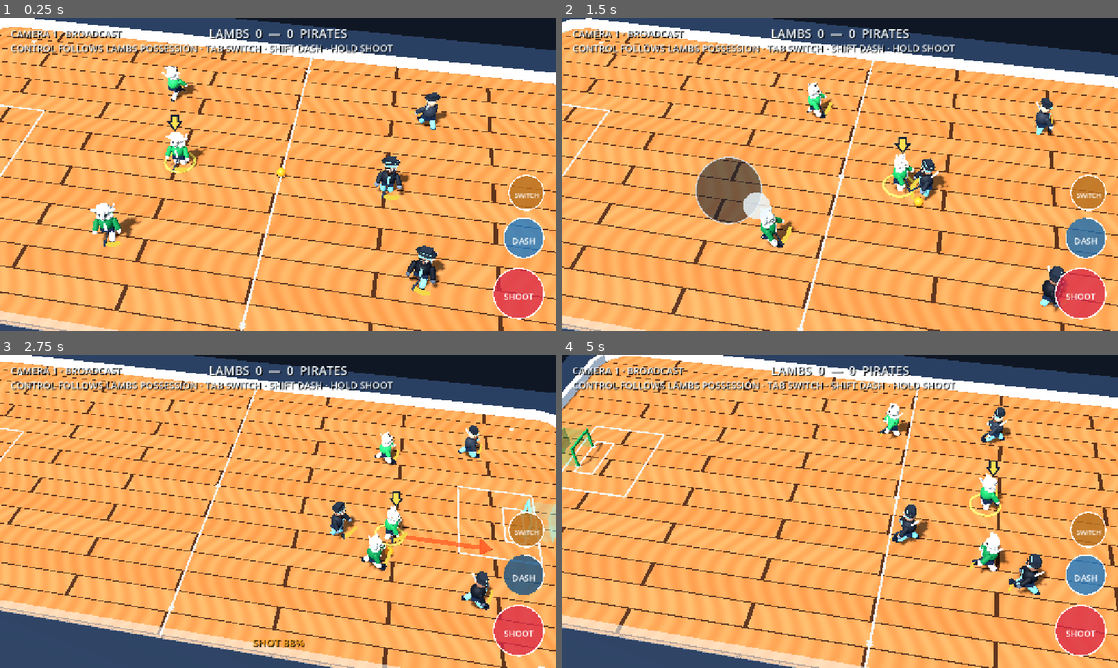
Above: before the commit, frames 1-4 (two rows, left to right).
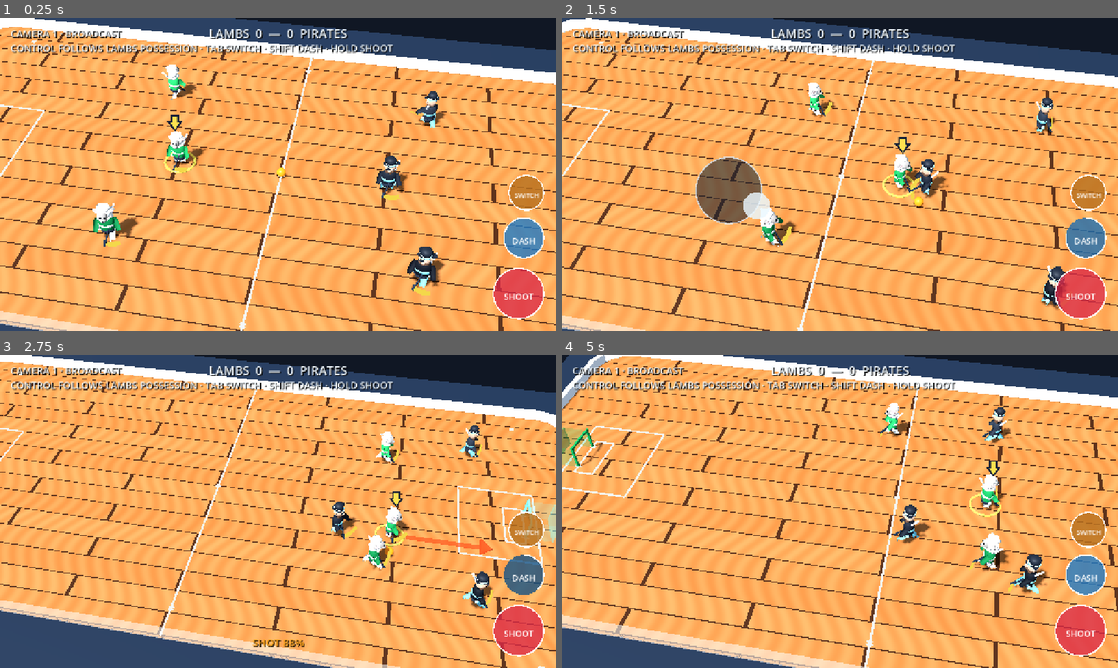
Above: after the commit, the same moments.

Repository: dylanwatsonsoftware/floorball-frenzy-3d
Game: Godot game, scene res://scenes/app/main.tscn
The game is run twice, just before and just after one commit, with the same random seed, the same clock (stepped at 60 frames per second) and the same inputs.
Inputs (mouse positions are in pixels of both pictures, inside the frame that each line leads up to):
- Up to frame 1 (0.25 s): no input
- Up to frame 2 (1.5 s): tap Enter at 0.5 s; move the mouse to (962, 158) at 0.52 s; hold D (move_right) 0.53-1.25 s; tap Shift (dash) at 0.6 s; click (962, 158) at 0.67 s; drag from (728, 190) to (812, 237) at 1.27 s
- Up to frame 3 (2.75 s): move the mouse to (333, 442) at 2.02 s; hold D (move_right) from 2.03 s (still down); hold Space (shoot) from 2.03 s (still down); tap Shift (dash) at 2.3 s
- Up to frame 4 (5 s): release D (move_right) at 2.75 s; release Space (shoot) at 2.75 s; drag from (812, 574) to (673, 464) at 2.77 s; move the mouse to (1006, 558) at 3.52 s; hold A (move_left) 3.53-4.25 s; tap 1 at 3.6 s; tap Shift (dash) at 3.8 s; drag from (673, 464) to (756, 433) at 4.27 s

The runs differ from the first frame. In frame 1, 1.3% of the frame differs, in the area x 16-81%, y 14-87%; in frame 2, 1.1%; in frame 3, 0.9%; in frame 4, 1.2%.

Commit message:
feat: replace primitive mascots with authored 3d models

Diff:
--- a/scripts/presentation/greybox_arena.gd
+++ b/scripts/presentation/greybox_arena.gd
@@ -317,28 +317,29 @@
 
 
 func _add_humanoid(parent: Node3D, team: StringName, slot: int) -> void:
-	var rig := Node3D.new()
+	var model_path := "res://assets/models/lamb_player.glb" if team == &"red" else "res://assets/models/pirate_player.glb"
+	var packed_model := load(model_path) as PackedScene
+	var rig := packed_model.instantiate() as Node3D
 	rig.name = "BodyRig"
 	rig.set_script(load("res://scripts/presentation/humanoid_player_visual.gd"))
 	rig.set_meta("variant_signature", "%s_%d" % ["lamb" if team == &"red" else "pirate", slot])
+	rig.set_meta("authored_mesh", true)
 	parent.add_child(rig)
 	var lamb_jerseys := [Color("168a45"), Color("24a653"), Color("0d6f38")]
 	var pirate_jerseys := [Color("171c25"), Color("242a34"), Color("0e1118")]
 	var jersey_color: Color = lamb_jerseys[slot] if team == &"red" else pirate_jerseys[slot]
-	var pirate_fur_colors: Array[Color] = [Color("66727f"), Color("9aa2aa"), Color("454c58")]
-	var hand_color: Color = Color("f1f1e8") if team == &"red" else pirate_fur_colors[slot]
-	_add_capsule_part(rig, "Torso", Vector3(0.0, 0.12, 0.0), 0.35, 0.72, jersey_color)
-	_add_box_part(rig, "JerseyStripe", Vector3(0.0, 0.15, 0.337), Vector3(0.11, 0.48, 0.025), Color("f5f7fb") if team == &"red" else Color("75d4ed"))
-	_add_box_part(rig, "Shorts", Vector3(0.0, -0.22, 0.0), Vector3(0.58, 0.24, 0.4), Color("17243a"))
-	_add_limb(rig, "LeftArm", Vector3(-0.34, 0.35, 0.02), 0.12, 0.58, jersey_color, hand_color, true)
-	_add_limb(rig, "RightArm", Vector3(0.34, 0.35, 0.02), 0.12, 0.58, jersey_color, hand_color, true)
-	var sock_color: Color = Color("f1f1e8") if team == &"red" else Color("75d4ed")
-	_add_limb(rig, "LeftLeg", Vector3(-0.17, -0.27, 0.0), 0.14, 0.65, sock_color, hand_color, false)
-	_add_limb(rig, "RightLeg", Vector3(0.17, -0.27, 0.0), 0.14, 0.65, sock_color, hand_color, false)
-	if team == &"red":
-		_add_lamb_head(rig, slot)
-	else:
-		_add_pirate_head(rig, slot)
+	for part_name in ["Torso", "LeftArm", "RightArm"]:
+		var part := rig.get_node_or_null(part_name) as MeshInstance3D
+		if part != null:
+			part.material_override = _material(jersey_color, 0.78)
+	var accent_color := Color("f4f5ed") if team == &"red" else Color("75d4ed")
+	for part_name in ["JerseyStripe", "LeftLeg", "RightLeg"]:
+		var part := rig.get_node_or_null(part_name) as MeshInstance3D
+		if part != null:
+			part.material_override = _material(accent_color, 0.76)
+	# Small proportion changes distinguish teammates without reverting to
+	# primitive accessories pasted onto the authored body.
+	rig.scale = [Vector3.ONE, Vector3(0.97, 1.03, 0.97), Vector3(1.04, 0.98, 1.04)][slot]
 
 
 func _add_lamb_head(rig: Node3D, slot: int) -> void:
--- /dev/null
+++ b/tests/authored_character_model_test.gd
@@ -0,0 +1,36 @@
+extends SceneTree
+
+
+func _init() -> void:
+	call_deferred("run_test")
+
+
+func run_test() -> void:
+	for asset_path in ["res://assets/models/lamb_player.glb", "res://assets/models/pirate_player.glb"]:
+		if not ResourceLoader.exists(asset_path):
+			fail("Character model must be an authored imported 3D asset: %s" % asset_path)
+			return
+	var scene := (load("res://scenes/app/main.tscn") as PackedScene).instantiate()
+	root.add_child(scene)
+	await process_frame
+	for actor in scene.get_node("Arena").call("get_field_players"):
+		var rig := actor.get_node("BodyRig") as Node3D
+		if not bool(rig.get_meta("authored_mesh", false)):
+			fail("%s must use the authored mesh pipeline rather than assembled primitives" % actor.name)
+			return
+		for part_name in ["Torso", "Head", "LeftArm", "RightArm", "LeftLeg", "RightLeg"]:
+			var part := rig.get_node_or_null(part_name) as MeshInstance3D
+			if part == null or not part.mesh is ArrayMesh:
+				fail("%s/%s must be imported modeled geometry, not a Godot primitive" % [actor.name, part_name])
+				return
+			var arrays := (part.mesh as ArrayMesh).surface_get_arrays(0)
+			if (arrays[Mesh.ARRAY_VERTEX] as PackedVector3Array).size() < 40:
+				fail("%s/%s needs enough authored topology to read as a modeled character" % [actor.name, part_name])
+				return
+	print("Lambs and Pirates use authored 3D character meshes.")
+	quit(0)
+
+
+func fail(message: String) -> void:
+	push_error(message)
+	quit(1)
Binary file added: assets/models/lamb_player.glb
Not shown, added: assets/models/lamb_player.glb.import
Binary file added: assets/models/pirate_player.glb
Not shown, added: assets/models/pirate_player.glb.import
Not shown, added: tests/authored_character_model_test.gd.uid
Not shown, added: tools/build_character_models.py
